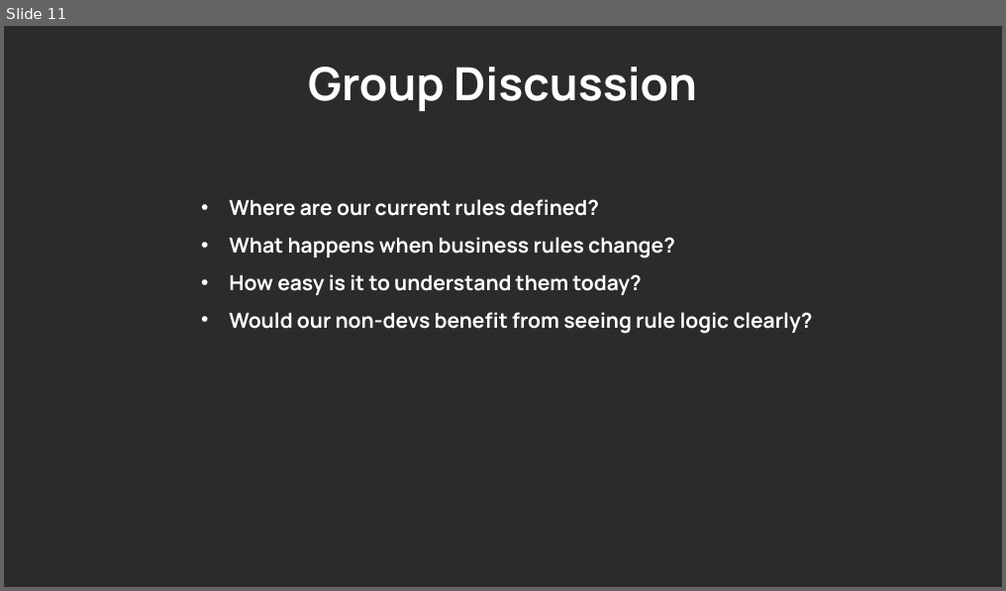
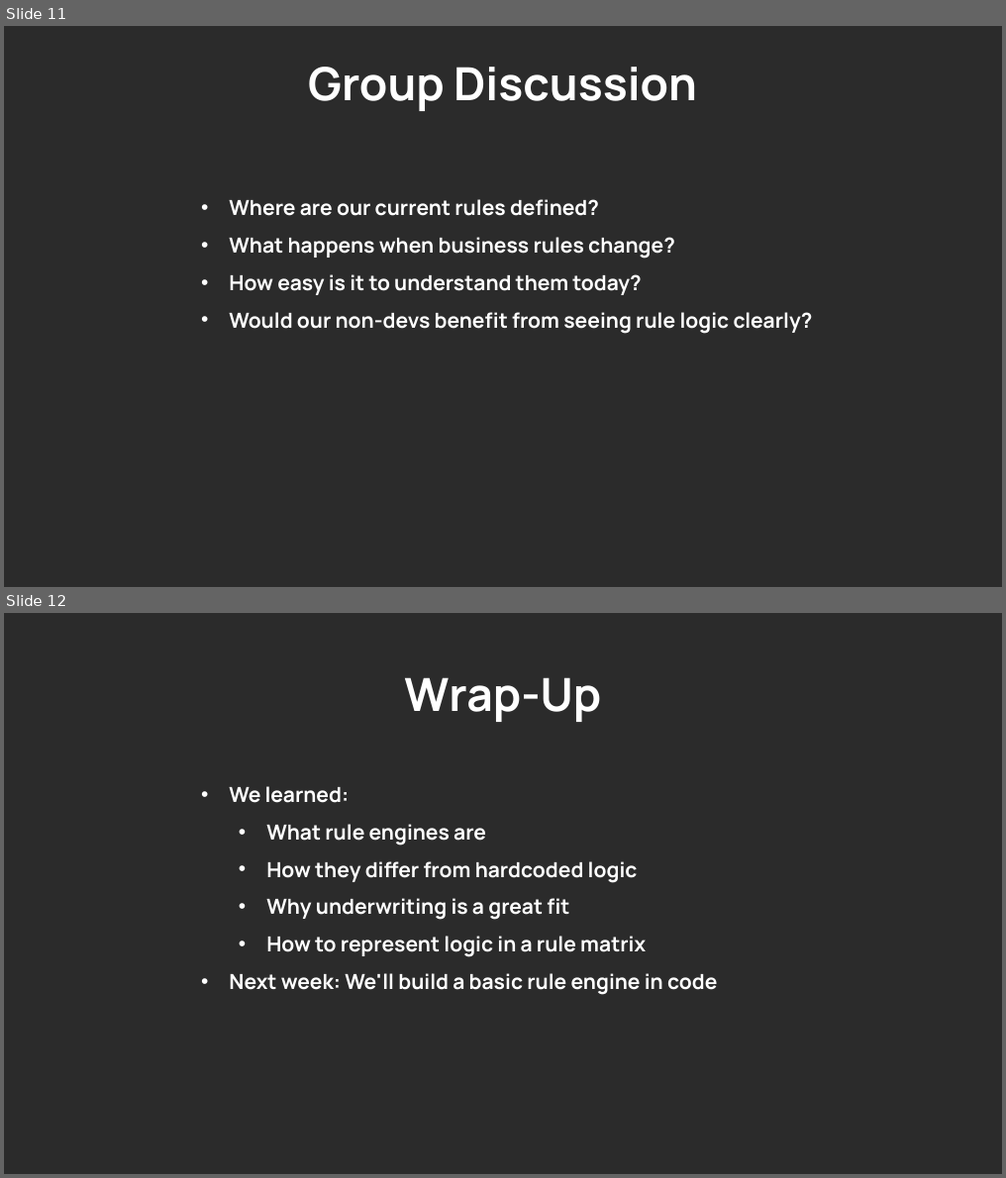
Before and after one commit to TTD-Consulting/home, a slide deck: Internal Learning/2025/Rules Engine/Week 1/RulesEngineWeek1.pptx. Shown one above the other, each under a label of ours: slide 11 before the commit, slides 11 and 12 after it. The pictures are 1006x591 and 1006x1178 pixels, drawn with LibreOffice and Linux fonts; fonts in the diff are those of the drawing; background and template pictures are left out; a plain dark background stands for a picture behind light text. Boxes give left, top, right and bottom in pixels: in the first picture for what was removed or moved away, otherwise in the second. Text is boxed around its words. In the diff, an @@ line names an element or a change of style, - is before the commit and + after.

Commit message:
added RulesEngineWeek1

```diff
--- a/Internal Learning/2025/Rules Engine/Week 1/RulesEngineWeek1.pptx
+++ b/Internal Learning/2025/Rules Engine/Week 1/RulesEngineWeek1.pptx
@@ slide 12 added at box(4, 613, 1002, 1174), background picture (left out) @@
@@ title added at box(404, 677, 601, 722), 44 pt, text #FFFFFF, bold @@
+Wrap-Up
@@ text added at box(229, 786, 717, 995), 20 pt, text #FFFFFF, bold @@
+• We learned:
+  • What rule engines are
+  • How they differ from hardcoded logic
+  • Why underwriting is a great fit
+  • How to represent logic in a rule matrix
+• Next week: We'll build a basic rule engine in code
```
